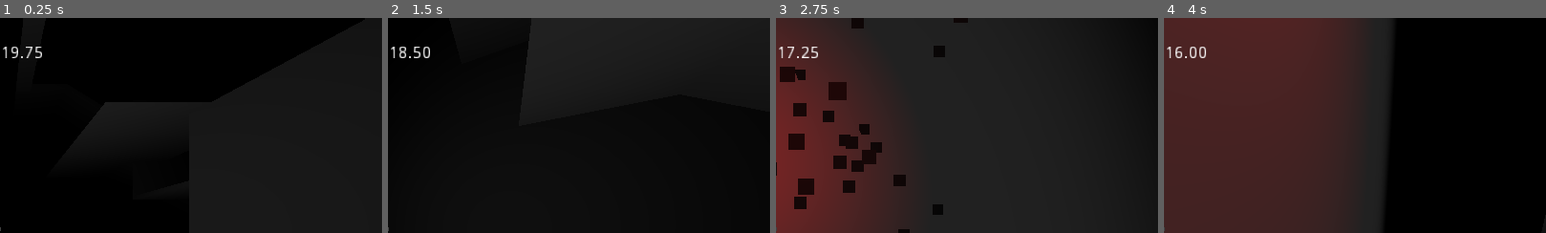
Above: before the commit, frames 1-4 (left to right).
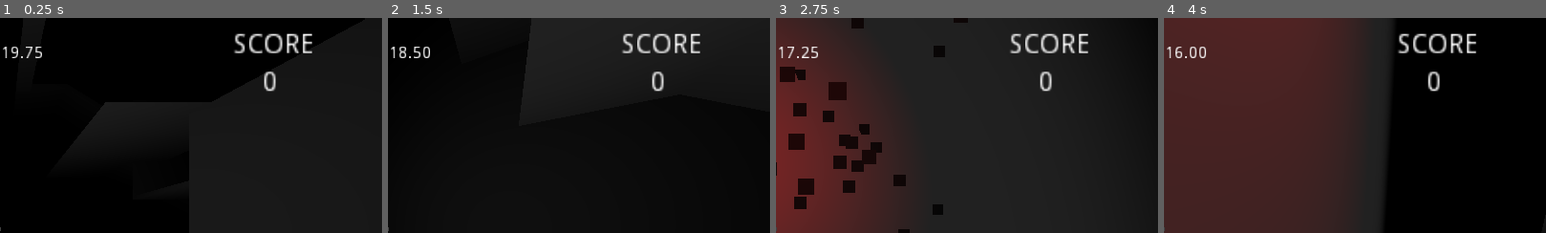
Above: after the commit, the same moments.

Repository: adrianriverof/extermination-gnome-service
Game: Godot game, scene res://Prototiping/test_level.tscn
The game is run twice, just before and just after one commit, with the same random seed, the same clock (stepped at 60 frames per second) and the same inputs. The engine's default icon, where the game draws it, is replaced by a stand-in: a white triangle on a blue panel in a dark square.
Inputs (mouse positions are % of the whole screen's width and height, from its top left):
- Up to frame 1 (0.25 s): no input
- Up to frame 2 (1.5 s): tap Enter (ui_accept) at 0.5 s; move the mouse to (55, 50) at 0.52 s; press the mouse at (55, 50) at 0.53 s; hold W (move_forward) from 0.53 s (still down); tap Space (jump) at 0.77 s; move the mouse to (45, 50) at 1.27 s; release the mouse at (45, 50) at 1.28 s; tap Ctrl (dash) at 1.35 s
- Up to frame 3 (2.75 s): keep holding W (move_forward); tap Space (jump) at 1.52 s; click (45, 50) at 1.55 s; move the mouse to (52, 48) at 2.02 s; press the mouse at (52, 48) at 2.03 s
- Up to frame 4 (4 s): keep holding W (move_forward); move the mouse to (49, 52) at 2.77 s; release the mouse at (49, 52) at 2.78 s; click (49, 52) at 2.85 s; tap Space (jump) at 3.02, 3.77 s; move the mouse to (57, 51) at 3.52 s; hold Ctrl (dash) from 3.53 s (still down); click (57, 51) at 3.8 s
The pictures show only the part of the screen within x 50-100%, y 0-50%; the shares and areas given below are measured in that part.

The runs differ from the first frame. In frame 1, 1.2% of the frame differs, in the area x 61-82%, y 7-35%; in frame 2, 1.2%; in frame 3, 1.2%; in frame 4, 1.2%.

Commit message:
sistema basico de puntos

Diff:
--- a/Prototiping/enemy.gd
+++ b/Prototiping/enemy.gd
@@ -24,6 +24,7 @@
 
 func damage():
 	print("...enemy damaged")
+	get_parent().add_score(100)
 	queue_free()
 
 func _physics_process(delta):
--- a/Prototiping/test_level.gd
+++ b/Prototiping/test_level.gd
@@ -7,11 +7,20 @@
 onready var time_view = $UI/RichTextLabel
 var game_end = false
 
+
+var score = 0
+onready var score_view = $UI/ScoreLabel
+
+
 onready var results_menu = preload("res://scenes/results.tscn")
+
+
 
 
 func _physics_process(delta):
 
+
+	score_view.text = str(score)
 
 	total_time -= delta
 
@@ -35,3 +44,7 @@
 	#$Results.visible = true
 	$Player.pause_mode = Node.PAUSE_MODE_STOP
 	self.pause_mode = PAUSE_MODE_STOP
+
+
+func add_score(points:int):
+	score += points
--- a/Prototiping/test_level.tscn
+++ b/Prototiping/test_level.tscn
@@ -68,3 +68,20 @@
 margin_bottom = 67.0
 rect_scale = Vector2( 3, 3 )
 text = "rtrtrtr"
+
+[node name="Label" type="Label" parent="UI"]
+margin_left = 1545.0
+margin_top = 32.0
+margin_right = 1586.0
+margin_bottom = 63.0
+rect_scale = Vector2( 5, 5 )
+text = "SCORE
+"
+
+[node name="ScoreLabel" type="RichTextLabel" parent="UI"]
+margin_left = 1618.0
+margin_top = 127.0
+margin_right = 1676.0
+margin_bottom = 159.0
+rect_scale = Vector2( 5, 5 )
+text = "0"
